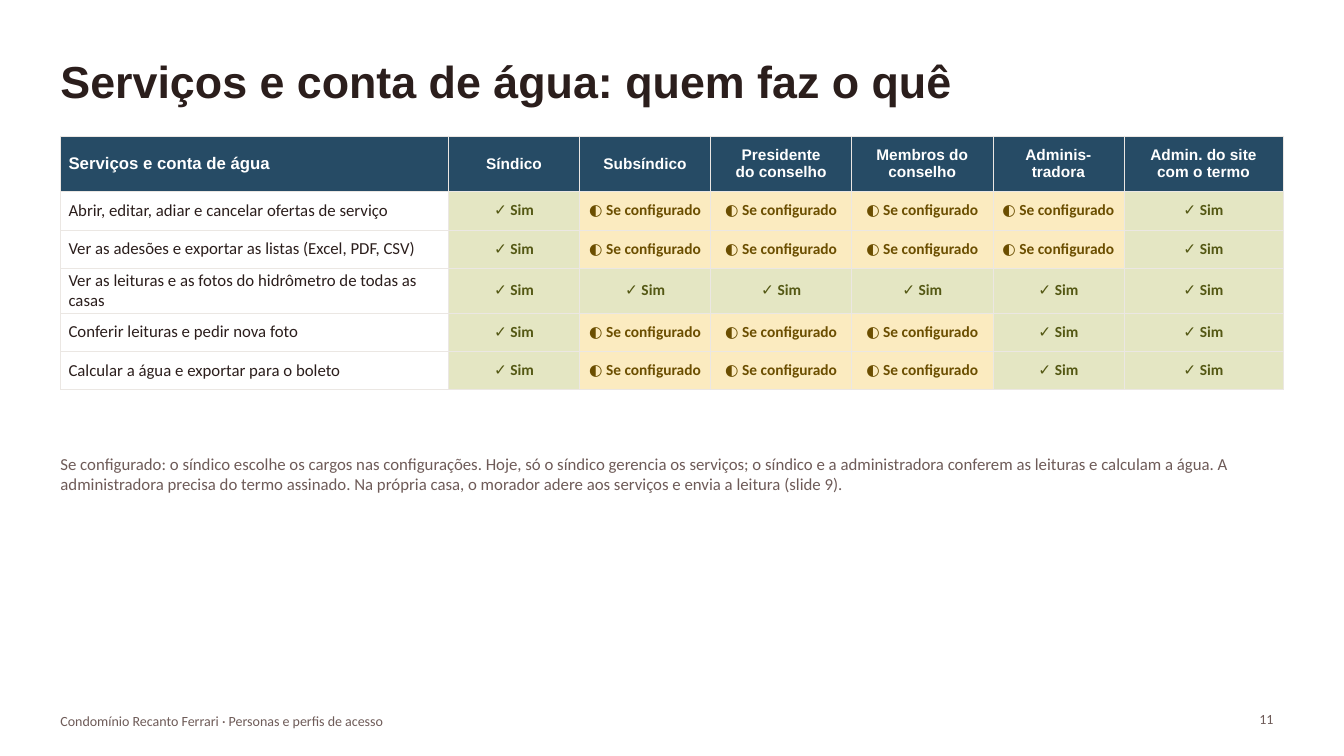
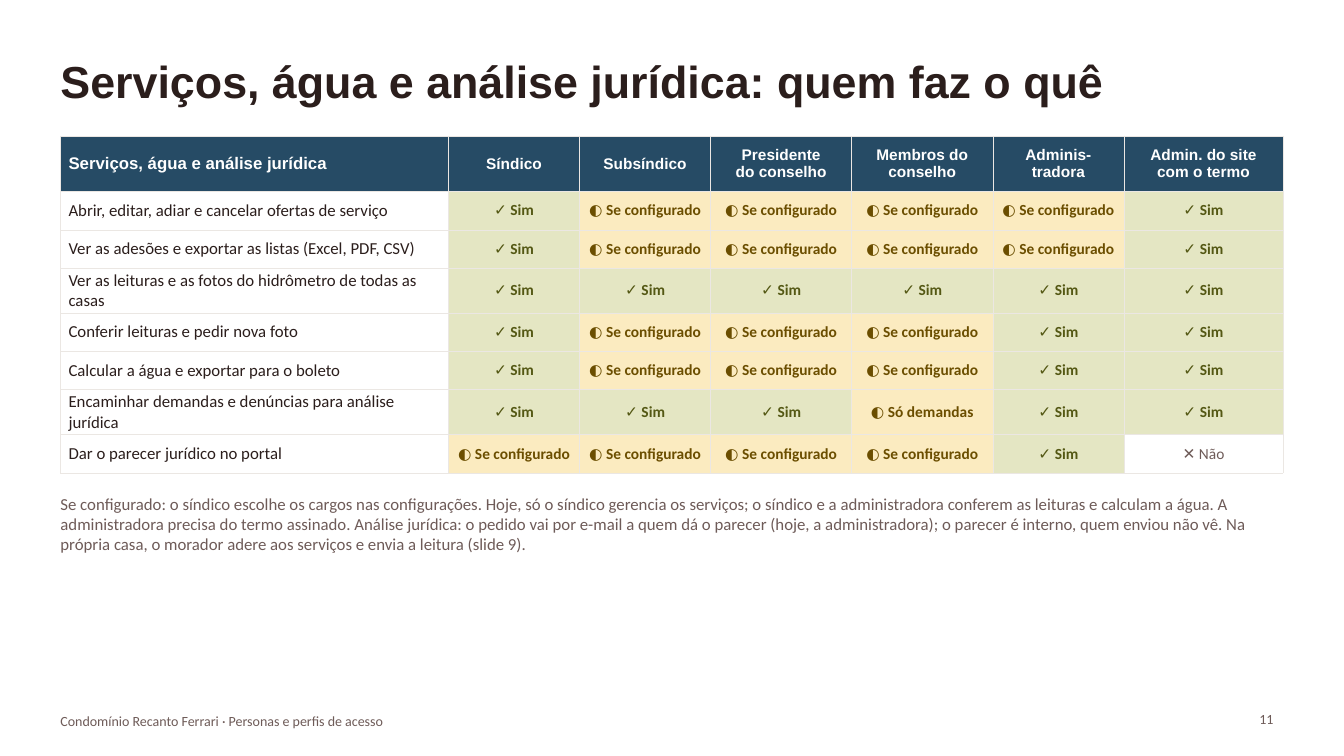
Before and after one commit to paulamuhlbach/recantoferrari, a slide deck: slide 11 of apresentacoes/Personas-e-perfis-de-acesso.pptx. Drawn at 1344x756 pixels with LibreOffice and Linux fonts; fonts in the diff are those of the drawing. Boxes give left, top, right and bottom in pixels: in the first picture for what was removed or moved away, otherwise in the second. Text is boxed around its words. In the diff, an @@ line names an element or a change of style, - is before the commit and + after.

```diff
--- a/apresentacoes/Personas-e-perfis-de-acesso.pptx
+++ b/apresentacoes/Personas-e-perfis-de-acesso.pptx
@@ title at [60,64,1103,107]: text changed @@
-Serviços e conta de água: quem faz o quê
+Serviços, água e análise jurídica: quem faz o quê
@@ table at [60,136,1284,466] @@
-row 1, column 1: Serviços e conta de água
+row 1, column 1: Serviços, água e análise jurídica
+row 7: Encaminhar demandas e denúncias para análise jurídica | ✓ Sim | ✓ Sim | ✓ Sim | ◐ Só demandas | ✓ Sim | ✓ Sim
+row 8: Dar o parecer jurídico no portal | ◐ Se configurado | ◐ Se configurado | ◐ Se configurado | ◐ Se configurado | ✓ Sim | ✕ Não
@@ text at [60,498,1245,553]: text changed @@
-Se configurado: o síndico escolhe os cargos nas configurações. Hoje, só o síndico gerencia os serviços; o síndico e a administradora conferem as leituras e calculam a água. A administradora precisa do termo assinado. Na própria casa, o morador adere aos serviços e envia a leitura (slide 9).
+Se configurado: o síndico escolhe os cargos nas configurações. Hoje, só o síndico gerencia os serviços; o síndico e a administradora conferem as leituras e calculam a água. A administradora precisa do termo assinado. Análise jurídica: o pedido vai por e-mail a quem dá o parecer (hoje, a administradora); o parecer é interno, quem enviou não vê. Na própria casa, o morador adere aos serviços e envia a leitura (slide 9).
```
Also in this commit, not shown: 5 other slides changed, 3 other files.
